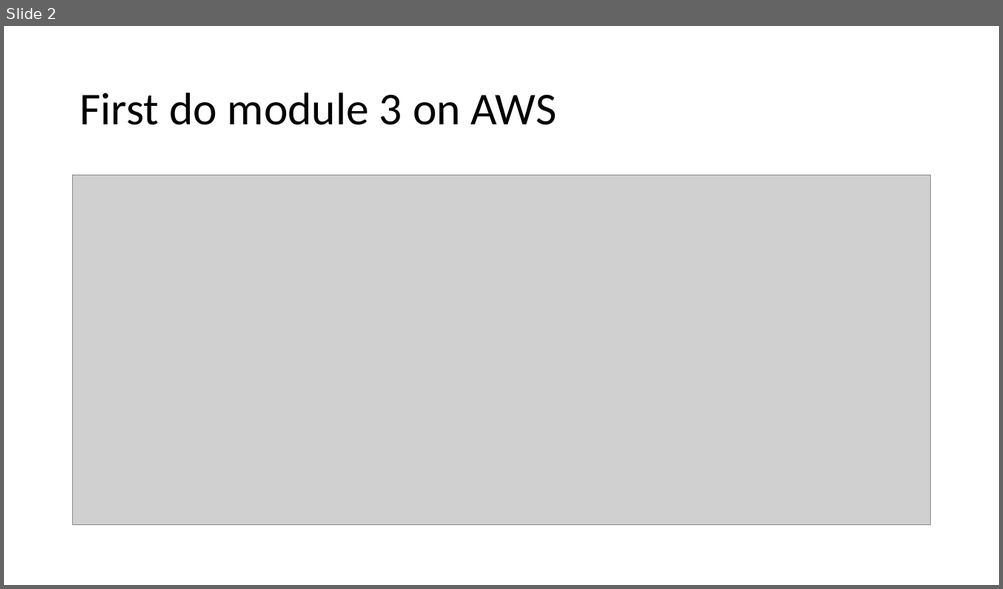
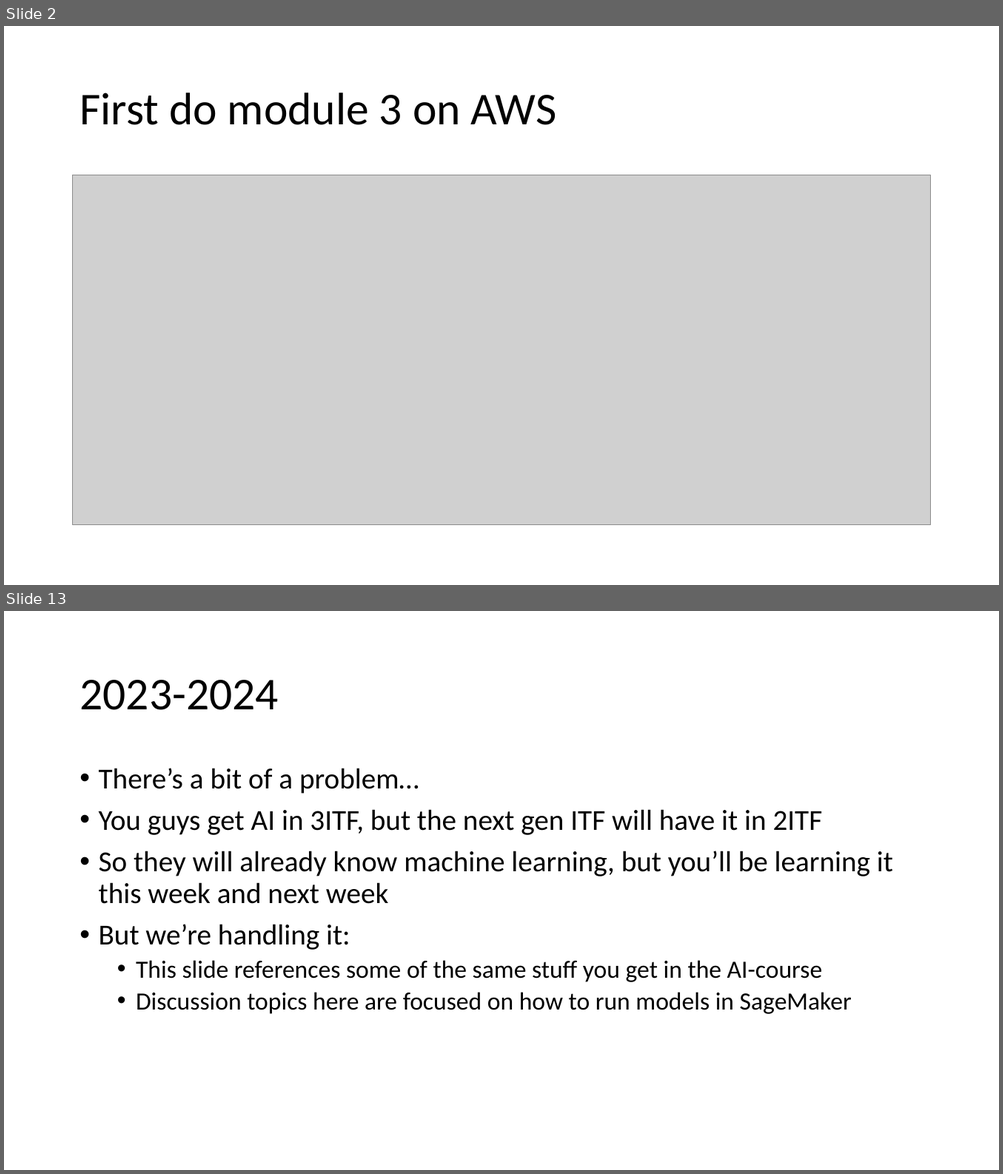
Before and after one commit to mjochen/CloudAI, a slide deck: PPT/3 - Implementing a pipeline.pptx. Shown one above the other, each under a label of ours: slide 2 before the commit, slides 2 and 13 after it; the slides between them are not shown. The pictures are 1003x589 and 1003x1174 pixels, drawn with LibreOffice and Linux fonts; fonts in the diff are those of the drawing; grey boxes stand for pictures. Boxes give left, top, right and bottom in pixels: in the first picture for what was removed or moved away, otherwise in the second. Text is boxed around its words. In the diff, an @@ line names an element or a change of style, - is before the commit and + after.

```diff
--- a/PPT/3 - Implementing a pipeline.pptx
+++ b/PPT/3 - Implementing a pipeline.pptx
@@ slide 13 added at <box>4,611,999,1170</box>, background #FFFFFF @@
@@ title added at <box>79,680,278,710</box>, 44 pt, text #000000 @@
+2023-2024
@@ text added at <box>99,768,893,1014</box>, 28 pt, text #000000 @@
+• There’s a bit of a problem…
+• You guys get AI in 3ITF, but the next gen ITF will have it in 2ITF
+• So they will already know machine learning, but you’ll be learning it this week and next week
+• But we’re handling it:
+  • This slide references some of the same stuff you get in the AI-course
+  • Discussion topics here are focused on how to run models in SageMaker
```
Also in this commit, not shown: 2 slides changed, 12 other slides added, 1 slide removed, 24 other files.
